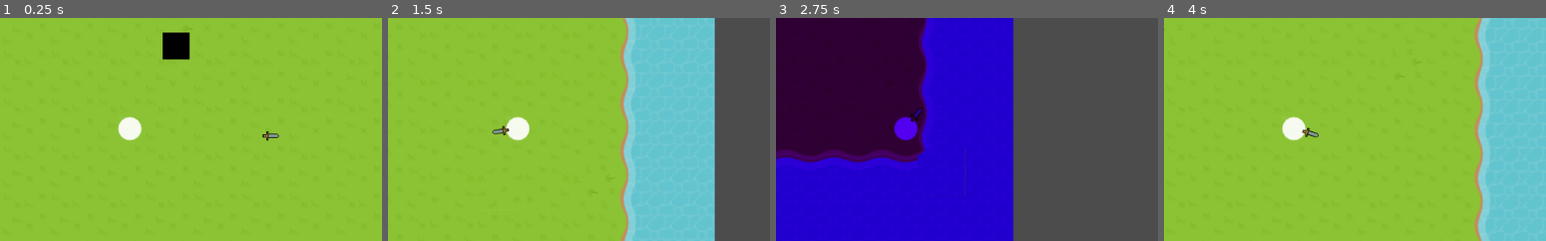
Above: before the commit, frames 1-4 (left to right).
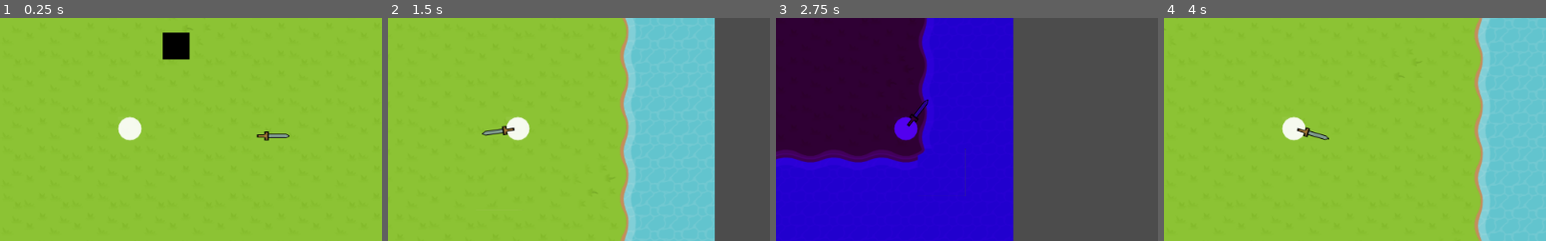
Above: after the commit, the same moments.

Repository: Abeardevil/half-dead-prince
Game: Godot game, scene res://src/levels/Level.tscn
The game is run twice, just before and just after one commit, with the same random seed, the same clock (stepped at 60 frames per second) and the same inputs.
Inputs (mouse positions are % of the whole screen's width and height, from its top left):
- Up to frame 1 (0.25 s): no input
- Up to frame 2 (1.5 s): tap Enter at 0.5 s; move the mouse to (72, 45) at 0.52 s; hold D (move_right) 0.53-1.28 s; tap Space (swap_realms) at 0.6, 1.35 s; move the mouse to (30, 55) at 1.27 s; hold S (move_down) from 1.28 s (still down)
- Up to frame 3 (2.75 s): move the mouse to (60, 28) at 2.02 s; release S (move_down) at 2.03 s; hold D (move_right) from 2.03 s (still down); tap Space (swap_realms) at 2.1 s
- Up to frame 4 (4 s): tap Space (swap_realms) at 2.75, 2.85, 3.6 s; move the mouse to (45, 70) at 2.77 s; release D (move_right) at 2.78 s; hold W (move_up) 2.78-3.53 s; move the mouse to (80, 65) at 3.52 s; hold A (move_left) from 3.53 s (still down)
The pictures show only the part of the screen within x 33-83%, y 25-75%; the shares and areas given below are measured in that part.

The runs differ from the first frame. In frame 1, 0.1% of the frame differs, in the area x 67-76%, y 50-56%; in frame 2, 0.2%, in the area x 24-34%, y 48-53%; in frame 3, 0.1%; in frame 4, 0.1%.

Commit message:
Make sword longerrrrr

Diff:
--- a/src/weapons/Sword.gd
+++ b/src/weapons/Sword.gd
@@ -23,7 +23,6 @@
 
 		set_position(finalPos)
 
-
 func _on_Sword_body_entered(body):
 	print("Body entered: " + body.name)
 	if !is_instance_valid(weaponOwner):
--- a/src/weapons/Sword.tscn
+++ b/src/weapons/Sword.tscn
@@ -6,7 +6,8 @@
 [node name="Sword" type="Area2D" groups=[
 "weapon",
 ]]
-position = Vector2( -0.989941, 0 )
+position = Vector2( 15, 0 )
+scale = Vector2( 2, 1 )
 collision_layer = 4
 collision_mask = 3
 script = ExtResource( 1 )
